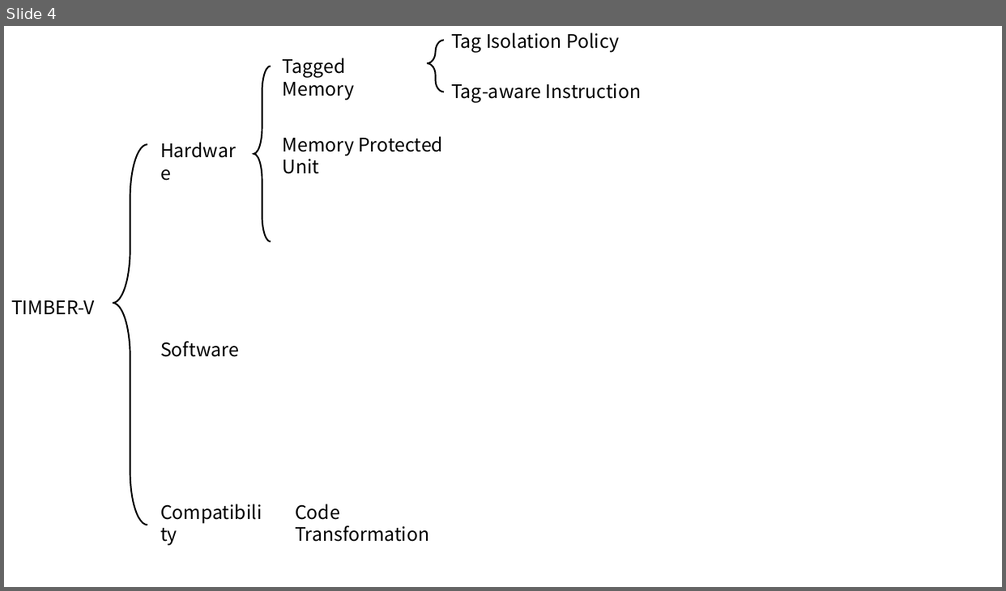
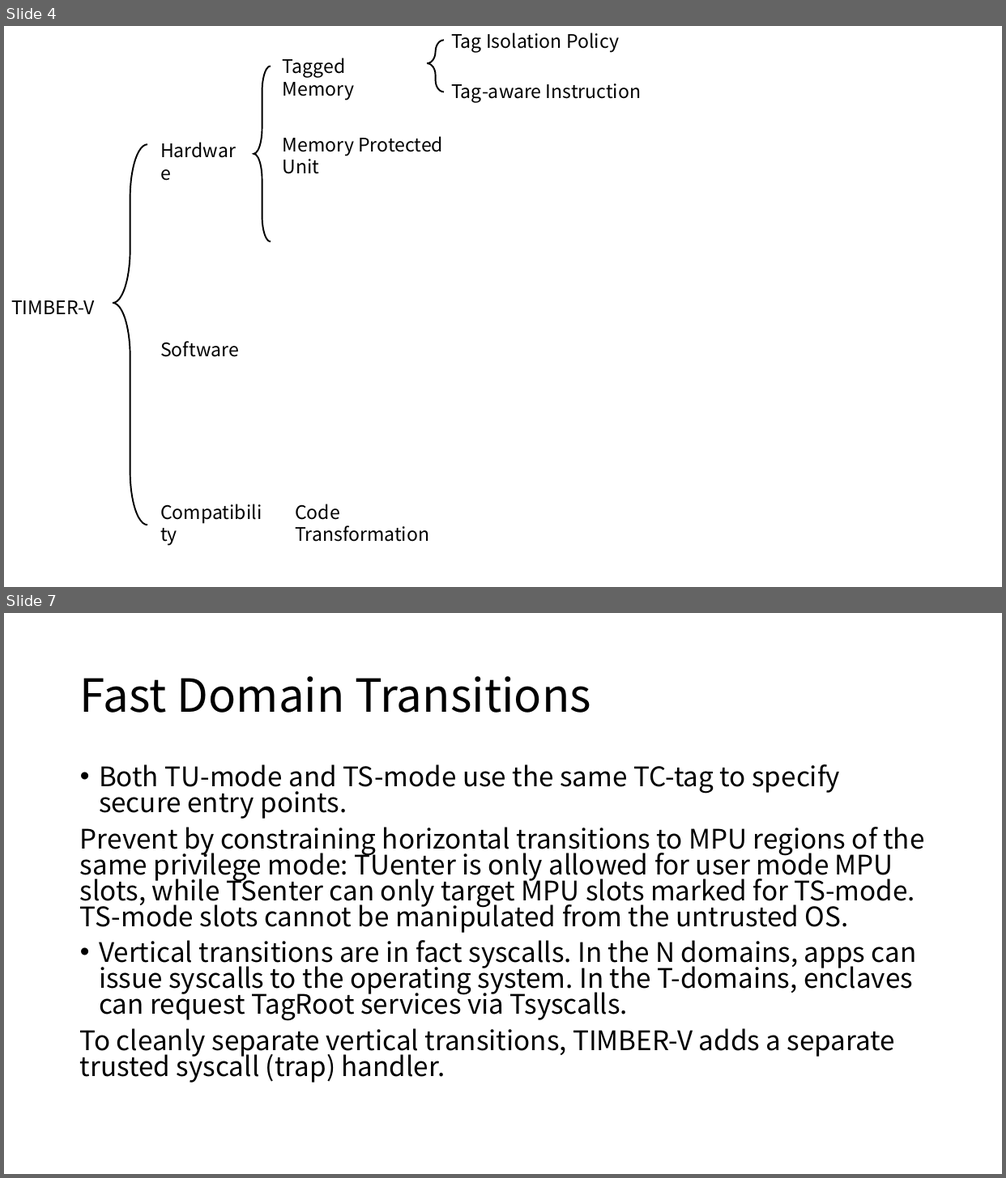
Before and after one commit to Bemfool/SUNFLOWER, a slide deck: 新建 Microsoft PowerPoint 演示文稿.pptx. Shown one above the other, each under a label of ours: slide 4 before the commit, slides 4 and 7 after it; the slides between them are not shown. The pictures are 1006x591 and 1006x1178 pixels, drawn with LibreOffice and Linux fonts; fonts in the diff are those of the drawing. Boxes give left, top, right and bottom in pixels: in the first picture for what was removed or moved away, otherwise in the second. Text is boxed around its words. In the diff, an @@ line names an element or a change of style, - is before the commit and + after.

```diff
--- a/新建 Microsoft PowerPoint 演示文稿.pptx
+++ b/新建 Microsoft PowerPoint 演示文稿.pptx
@@ slide 7 added at box(4, 613, 1002, 1174), background #FFFFFF @@
@@ title added at box(80, 676, 591, 713), 44 pt, text #000000 @@
+Fast Domain Transitions
@@ text added at box(80, 764, 924, 1083), 25.9 pt, text #000000 @@
+• Both TU-mode and TS-mode use the same TC-tag to specify secure entry points.
+Prevent by constraining horizontal transitions to MPU regions of the same privilege mode: TUenter is only allowed for user mode MPU slots, while TSenter can only target MPU slots marked for TS-mode. TS-mode slots cannot be manipulated from the untrusted OS.
+• Vertical transitions are in fact syscalls. In the N domains, apps can issue syscalls to the operating system. In the T-domains, enclaves can request TagRoot services via Tsyscalls.
+To cleanly separate vertical transitions, TIMBER-V adds a separate trusted syscall (trap) handler.
```
Also in this commit, not shown: 2 slides changed, 5 other slides added.
